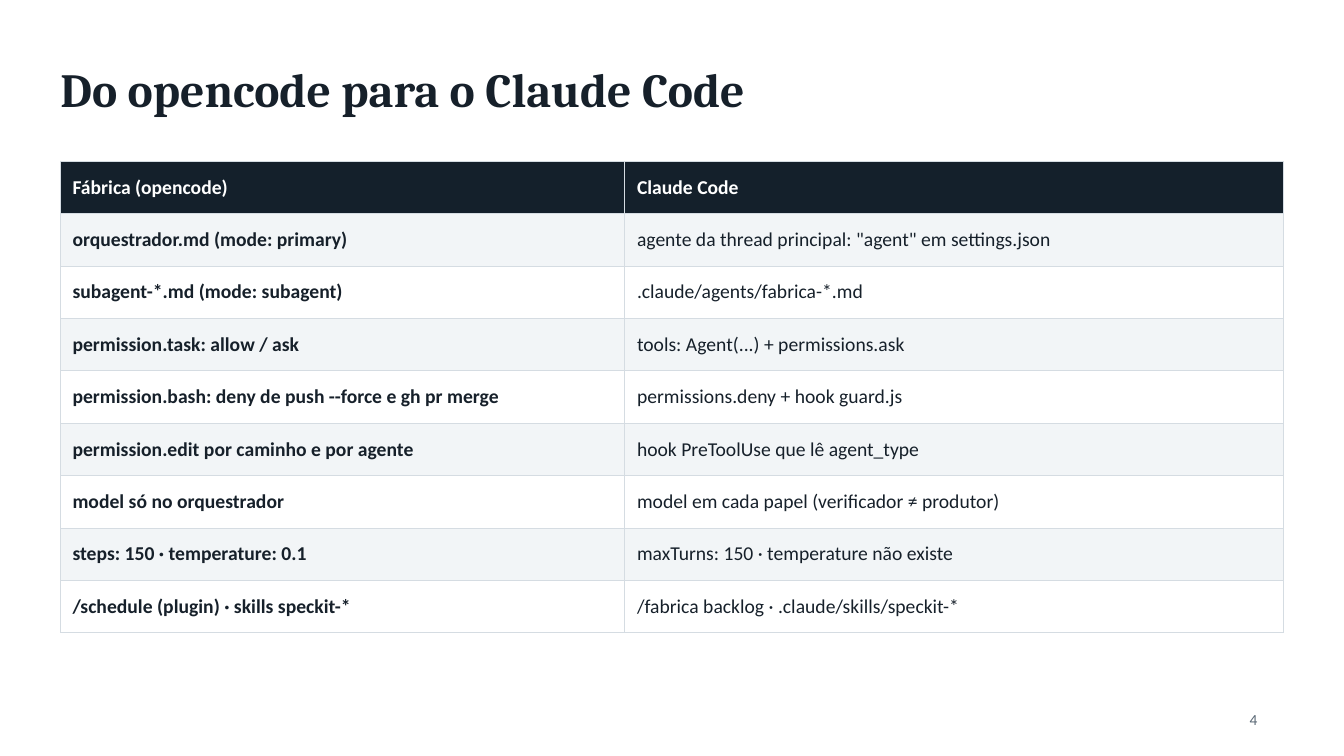
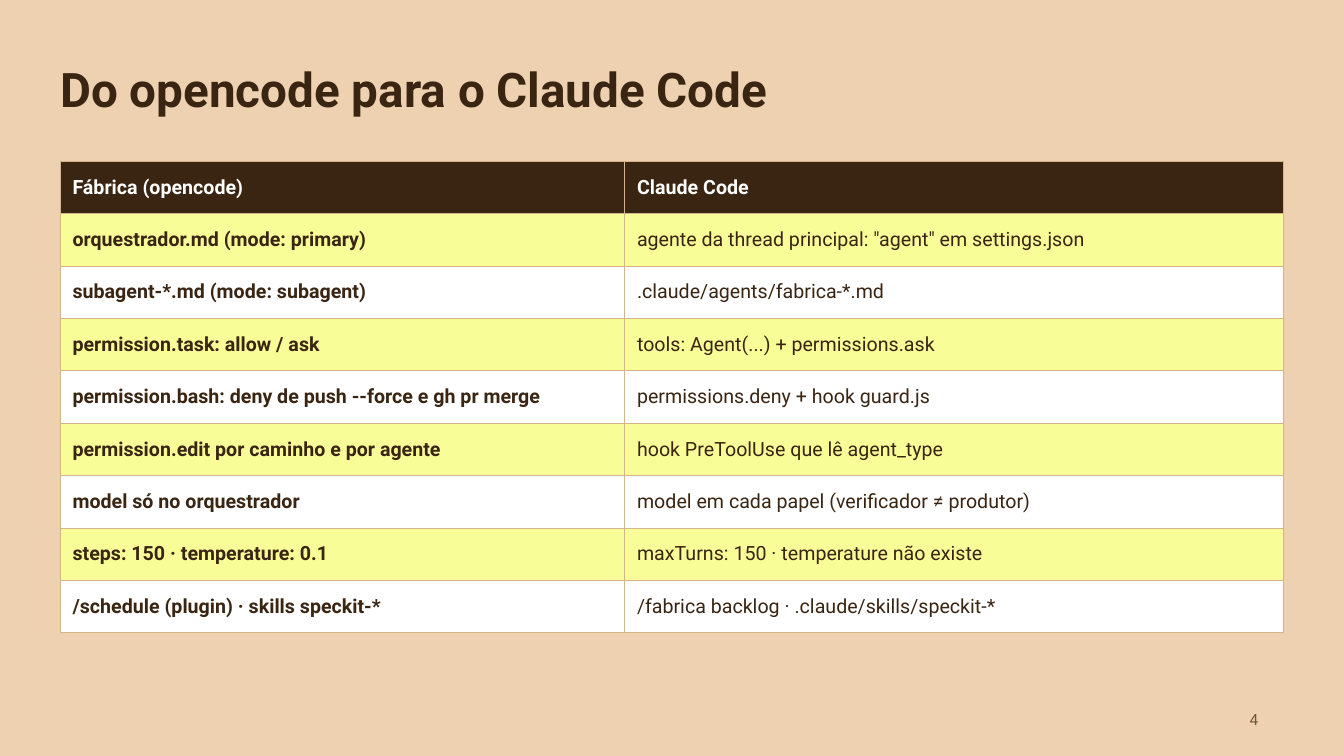
Before and after one commit to liviagomes30/fabrica-petcontrol, a slide deck: slide 4 of docs/fabrica/apresentacao-fabrica-claude-code.pptx. Drawn at 1344x756 pixels with LibreOffice and Linux fonts; fonts in the diff are those of the drawing. Boxes give left, top, right and bottom in pixels: in the first picture for what was removed or moved away, otherwise in the second. Text is boxed around its words. In the diff, an @@ line names an element or a change of style, - is before the commit and + after.

```diff
--- a/docs/fabrica/apresentacao-fabrica-claude-code.pptx
+++ b/docs/fabrica/apresentacao-fabrica-claude-code.pptx
@@ background #FFFFFF to #EDD1B0 @@
@@ title "Do opencode para o Claude ..." at bbox=[60, 71, 767, 117]: font Cambria to Roboto, text colour #16202A to #3A2512 @@
@@ table at bbox=[60, 161, 1284, 621] @@
@@ fill #14202B to #3A2512 in row 1 @@
@@ fill #F2F5F7 to #F8FD98 in 8 cells @@
@@ font Calibri to Roboto, text colour #16202A to #3A2512 @@
@@ borders changed @@
@@ page number at bbox=[1250, 714, 1259, 725]: font Calibri to Roboto, text colour #5A6875 to #6B5640 @@
```
Also in this commit, not shown: 23 other slides changed.
